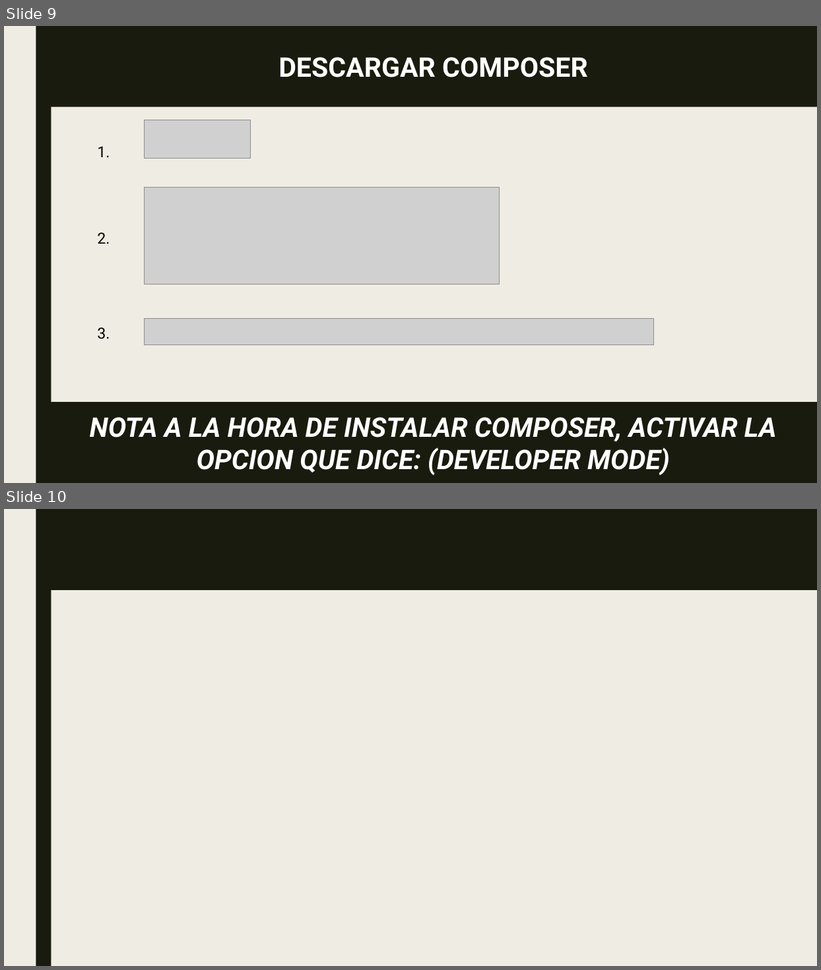
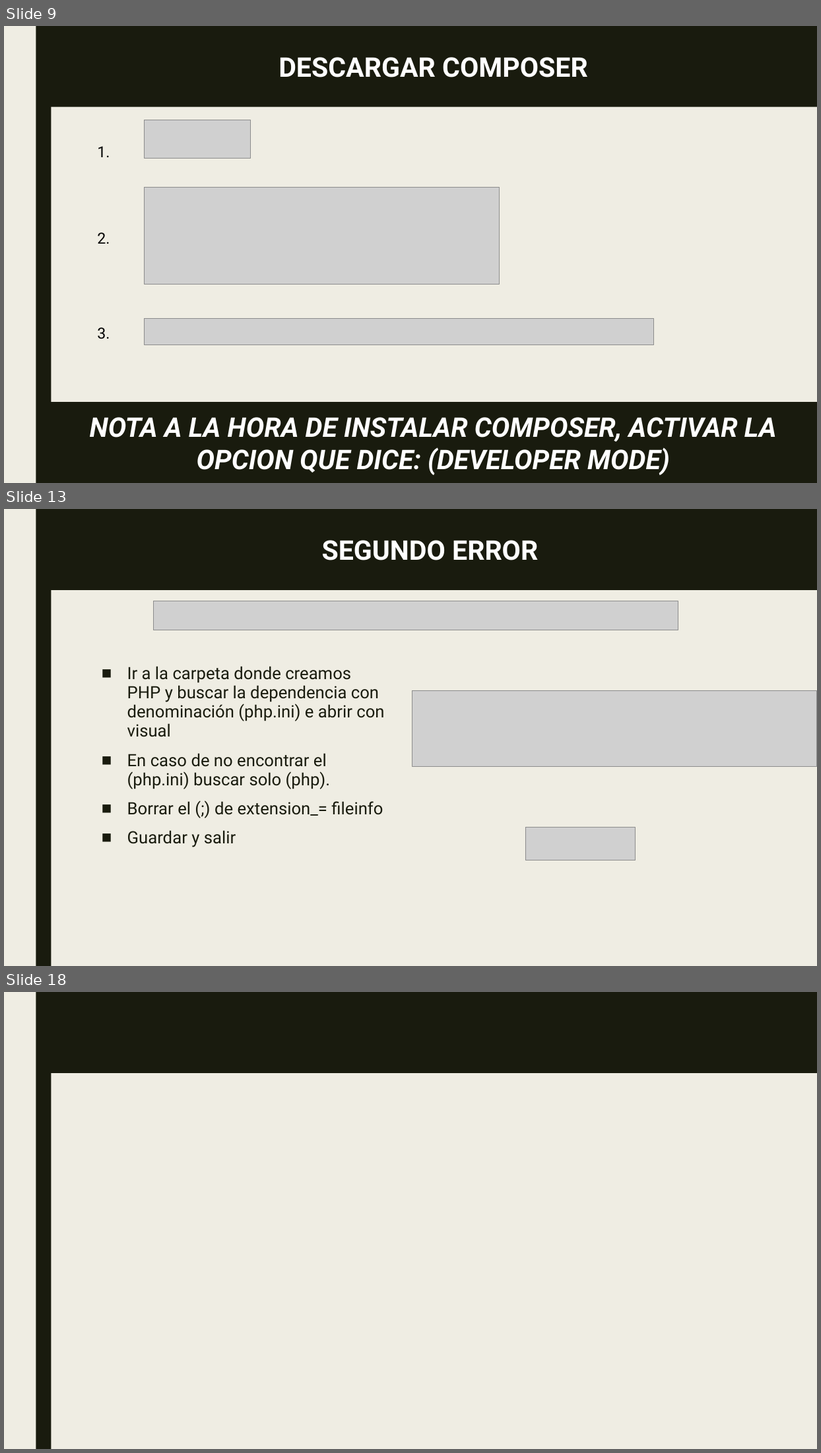
Before and after one commit to Jhonas0123/p-laravel, a slide deck: laravel.PPTX. Shown one above the other, each under a label of ours: slides 9 and 10 before the commit, slides 9, 13 and 18 after it; the slides between them are not shown. The pictures are 821x970 and 821x1453 pixels, drawn with LibreOffice and Linux fonts; fonts in the diff are those of the drawing; grey boxes stand for pictures. Boxes give left, top, right and bottom in pixels: in the first picture for what was removed or moved away, otherwise in the second. Text is boxed around its words. In the diff, an @@ line names an element or a change of style, - is before the commit and + after.

```diff
--- a/laravel.PPTX
+++ b/laravel.PPTX
@@ slide 13 added at bbox=[4, 509, 817, 966], background #EFEDE3; not listed: 1 template element that a slide beside it also shows @@
@@ rectangle added at bbox=[50, 509, 817, 590], fill #191B0E, 32 pt, text #FFFFFF, bold @@
+SEGUNDO ERROR
@@ picture added at bbox=[153, 601, 679, 630] @@
@@ text added at bbox=[127, 666, 384, 848], 20 pt, text #191B0E @@
+■ Ir a la carpeta donde creamos PHP y buscar la dependencia con denominación (php.ini) e abrir con visual
+■ En caso de no encontrar el (php.ini) buscar solo (php).
+■ Borrar el (;) de extension_= fileinfo
+■ Guardar y salir
@@ picture added at bbox=[413, 691, 817, 767] @@
@@ picture added at bbox=[525, 827, 636, 860] @@
@@ what was slide 10 is now slide 18 @@
```
Also in this commit, not shown: 8 other slides added.
